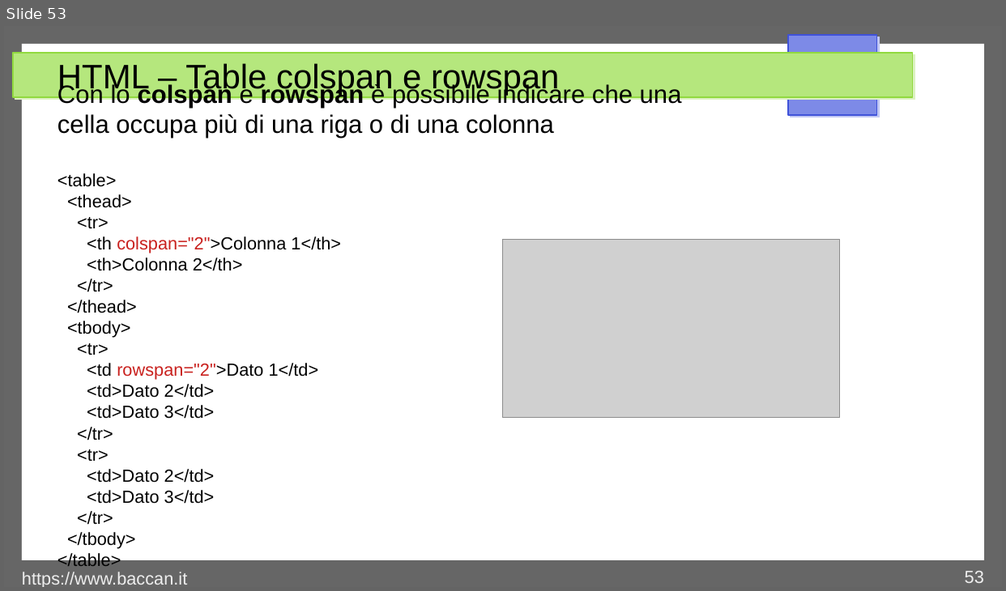
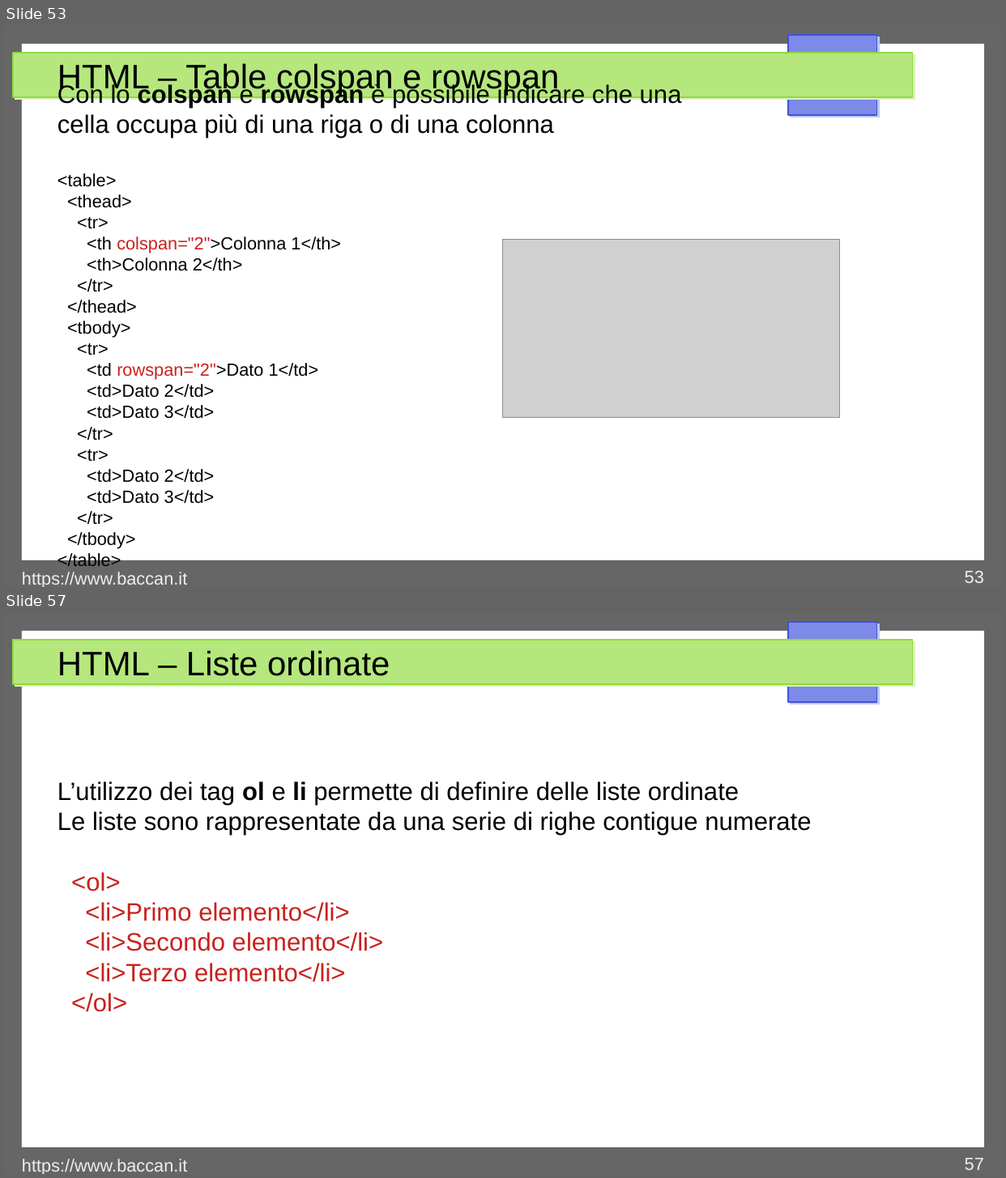
Before and after one commit to matteobaccan/CorsoHTML, a slide deck: Chapter_html.odp. Shown one above the other, each under a label of ours: slide 53 before the commit, slides 53 and 57 after it; the slides between them are not shown. The pictures are 1006x591 and 1006x1178 pixels, drawn with LibreOffice and Linux fonts; fonts in the diff are those of the drawing; grey boxes stand for pictures. Boxes give left, top, right and bottom in pixels: in the first picture for what was removed or moved away, otherwise in the second. Text is boxed around its words. In the diff, an @@ line names an element or a change of style, - is before the commit and + after.

Commit message:
Tabelle, liste e DIV

```diff
--- a/Chapter_html.odp
+++ b/Chapter_html.odp
@@ slide 57 added at (4,613,1002,1174), background #FFFFFF; not listed: 4 template elements that a slide beside it also shows @@
@@ title added at (57,650,390,676), 27 pt, text #000000 @@
+HTML – Liste ordinate
@@ text added at (57,781,811,1012), 20 pt, text #000000 @@
+L’utilizzo dei tag ol e li permette di definire delle liste ordinate
+Le liste sono rappresentate da una serie di righe contigue numerate
+<ol>
+<li>Primo elemento</li>
+<li>Secondo elemento</li>
+<li>Terzo elemento</li>
+</ol>
@@ text added at (22,1159,187,1174), 14 pt, text #EEEEEE @@
+https://www.baccan.it
@@ page number added at (965,1158,984,1170), 14 pt, text #EEEEEE @@
+57
```
Also in this commit, not shown: 1 slide changed, 5 other slides added, 6 other files.
